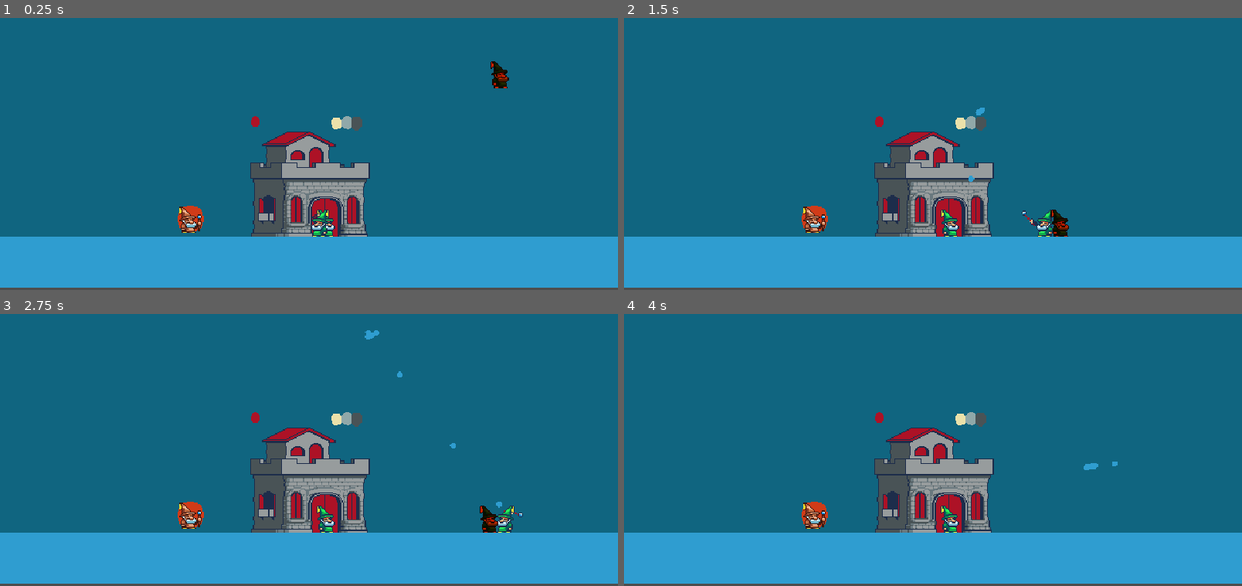
Above: before the commit, frames 1-4 (two rows, left to right).
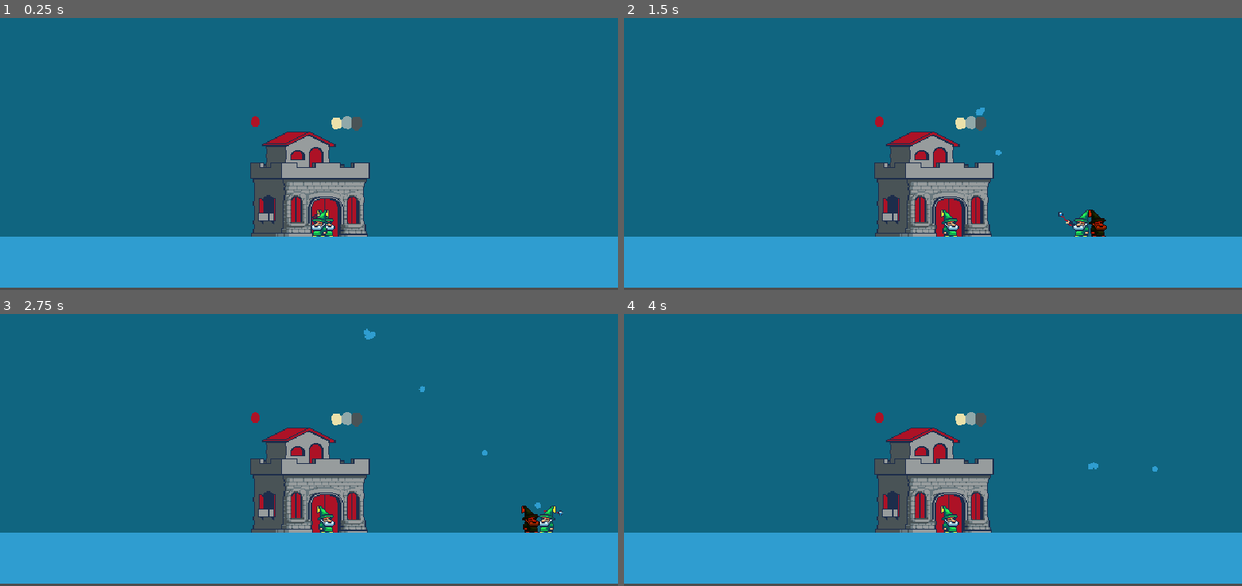
Above: after the commit, the same moments.

Repository: compactcola/dumpus-quest
Game: Godot game, scene res://Scenes/main.tscn
Two runs of this game, one before a commit and one after it. Both use one fixed random seed, a clock stepped at 60 frames per second and the inputs below.
Inputs (mouse positions are in pixels of both pictures, inside the frame that each line leads up to):
- Up to frame 1 (0.25 s): no input
- Up to frame 2 (1.5 s): move the mouse to (1068, 99) at 0.52 s; press the mouse at (1068, 99) at 0.53 s; hold Right (right) from 0.53 s (still down); tap Space (jump) at 0.77 s; move the mouse to (809, 132) at 1.27 s; release the mouse at (809, 132) at 1.28 s; right-click (809, 132) at 1.35 s
- Up to frame 3 (2.75 s): tap Space (jump) at 1.52 s; move the mouse to (370, 335) at 2.02 s; release Right (right) at 2.03 s; press the mouse at (370, 335) at 2.03 s; hold A (left) from 2.03 s (still down)
- Up to frame 4 (4 s): move the mouse to (902, 482) at 2.77 s; release A (left) at 2.78 s; release the mouse at (902, 482) at 2.78 s; hold Right (right) from 2.78 s (still down); right-click (902, 482) at 2.85 s; tap Space (jump) at 3.02, 3.77 s; move the mouse to (1118, 463) at 3.52 s; press the mouse at (1118, 463) at 3.53 s

The runs differ from the first frame. In frame 1, 0.6% of the frame differs, in the area x 28-83%, y 15-79%; in frame 2, 1.2%; in frame 3, 1.3%, in the area x 28-92%, y 5-81%; in frame 4, 0.4%.

Commit message:
enemy framework and slight improvements

Diff:
--- a/Scenes/main.tscn
+++ b/Scenes/main.tscn
@@ -3,11 +3,10 @@
 [ext_resource type="PackedScene" uid="uid://542guijtk1u4" path="res://Scenes/player.tscn" id="1_jjgbg"]
 [ext_resource type="Texture2D" uid="uid://dh1rq2pke4j2b" path="res://Assets/cube.png" id="2_bo1nx"]
 [ext_resource type="Texture2D" uid="uid://c36nlfpio5u2y" path="res://Assets/dumpus_house.png" id="3_8gbba"]
-[ext_resource type="PackedScene" uid="uid://ctbxgw0m8jbql" path="res://Scenes/upgrade.tscn" id="4_jjvhh"]
 [ext_resource type="PackedScene" uid="uid://dblshrwg2o4vc" path="res://Scenes/enemy.tscn" id="5_kry3j"]
 
 [sub_resource type="RectangleShape2D" id="RectangleShape2D_ra2i3"]
-size = Vector2(640, 57)
+size = Vector2(958, 57)
 
 [node name="Main" type="Node2D" unique_id=1868022394]
 
@@ -27,7 +26,7 @@
 
 [node name="Cube" type="Sprite2D" parent="Ground" unique_id=1455814699]
 position = Vector2(224.5, 216.5)
-scale = Vector2(20.15625, 1.6562498)
+scale = Vector2(29.906246, 1.6562498)
 texture = ExtResource("2_bo1nx")
 
 [node name="Player" parent="." unique_id=13518905 instance=ExtResource("1_jjgbg")]
@@ -38,8 +37,5 @@
 position = Vector2(320, 241)
 texture = ExtResource("3_8gbba")
 
-[node name="Area2D" parent="." unique_id=1564626523 instance=ExtResource("4_jjvhh")]
-position = Vector2(198, 286)
-
 [node name="Enemy" parent="." unique_id=1535344257 instance=ExtResource("5_kry3j")]
-position = Vector2(556, 103)
+position = Vector2(753, 284)
--- a/Scripts/enemy.gd
+++ b/Scripts/enemy.gd
@@ -10,6 +10,11 @@
 	position += direction * speed * delta
 	move_and_slide()
 
+	## gravity
+	if not is_on_floor():
+		velocity += get_gravity() * delta
+
+
 func take_damage():
 	health -= 1
 	if health <= 0:
